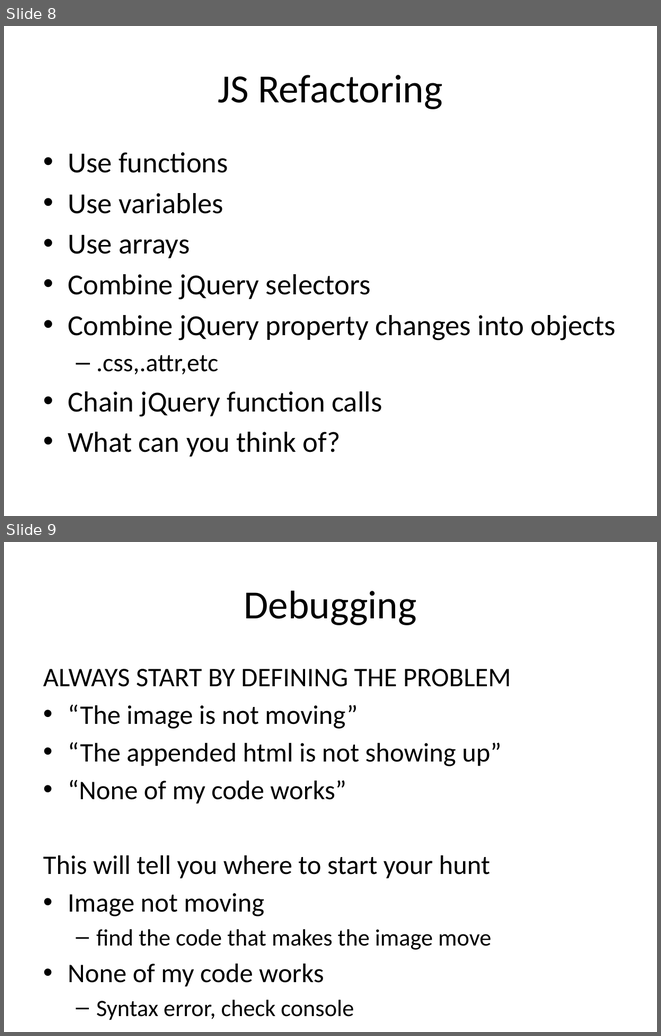
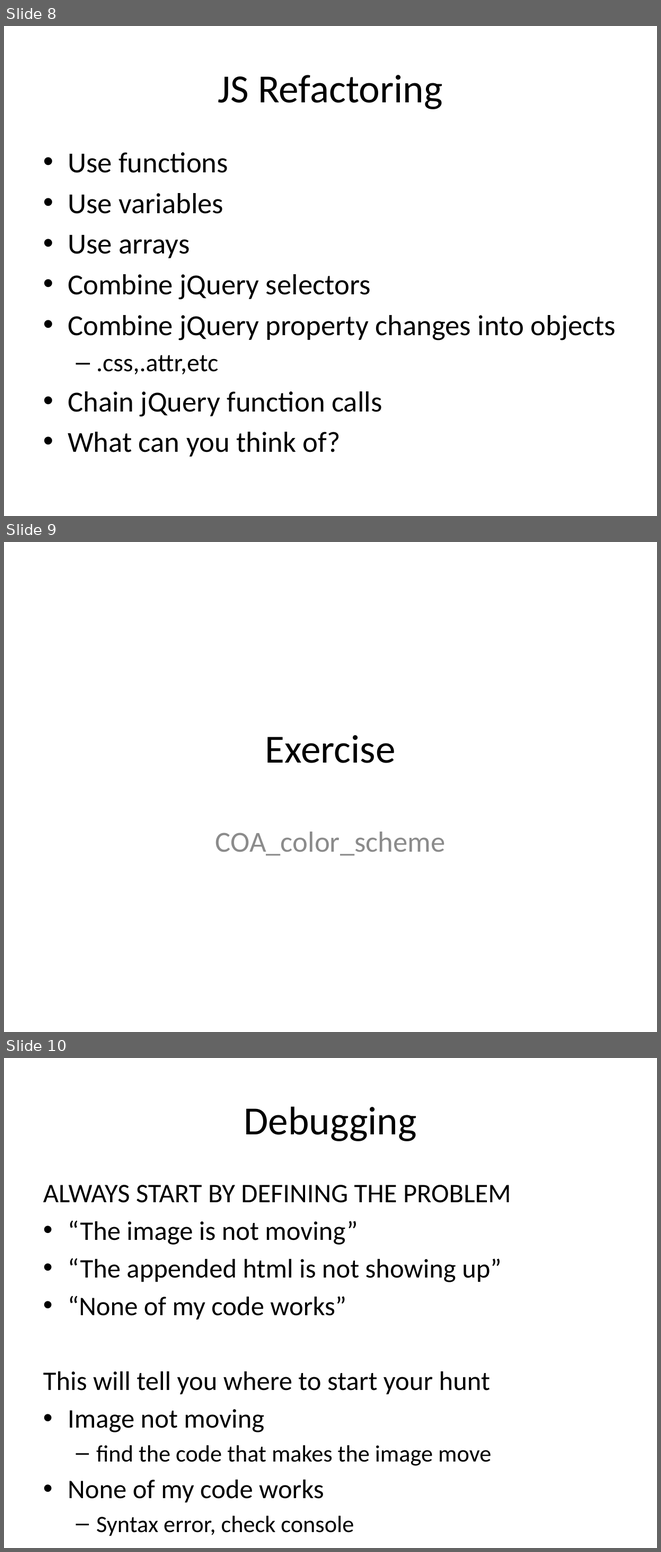
Before and after one commit to HaloZero/FEWD_Curriculum_24, a slide deck: Week_05_DRY/10_Refactor/Debugging, Refactoring, and more.pptx. Shown one above the other, each under a label of ours: slides 8 and 9 before the commit, slides 8, 9 and 10 after it. The pictures are 661x1036 and 661x1552 pixels, drawn with LibreOffice and Linux fonts; fonts in the diff are those of the drawing. Boxes give left, top, right and bottom in pixels: in the first picture for what was removed or moved away, otherwise in the second. Text is boxed around its words. In the diff, an @@ line names an element or a change of style, - is before the commit and + after.

Commit message:
Color scheme coa added

```diff
--- a/Week_05_DRY/10_Refactor/Debugging, Refactoring, and more.pptx
+++ b/Week_05_DRY/10_Refactor/Debugging, Refactoring, and more.pptx
@@ slide 9 added at [4,542,657,1032], background #FFFFFF @@
@@ title added at [265,735,396,763], 44 pt, text #000000 @@
+Exercise
@@ subtitle added at [215,831,445,856], 32 pt, text #8C8C8C @@
+COA_color_scheme
@@ what was slide 9 is now slide 10 @@
```
Also in this commit, not shown: 9 other files.
